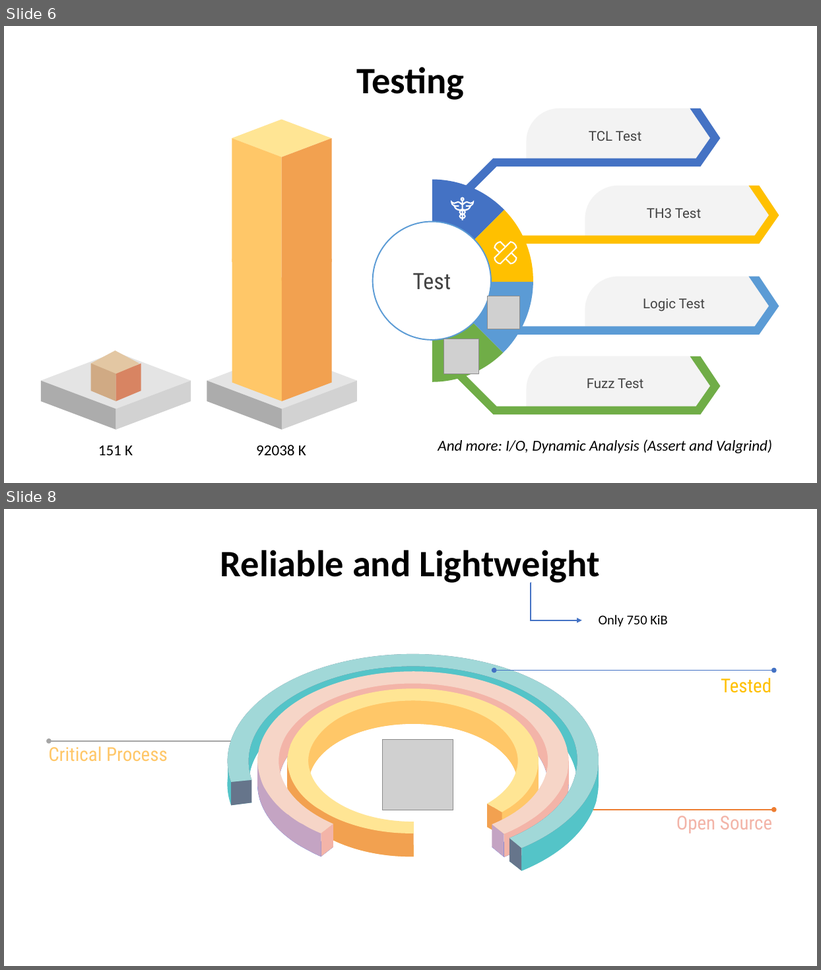
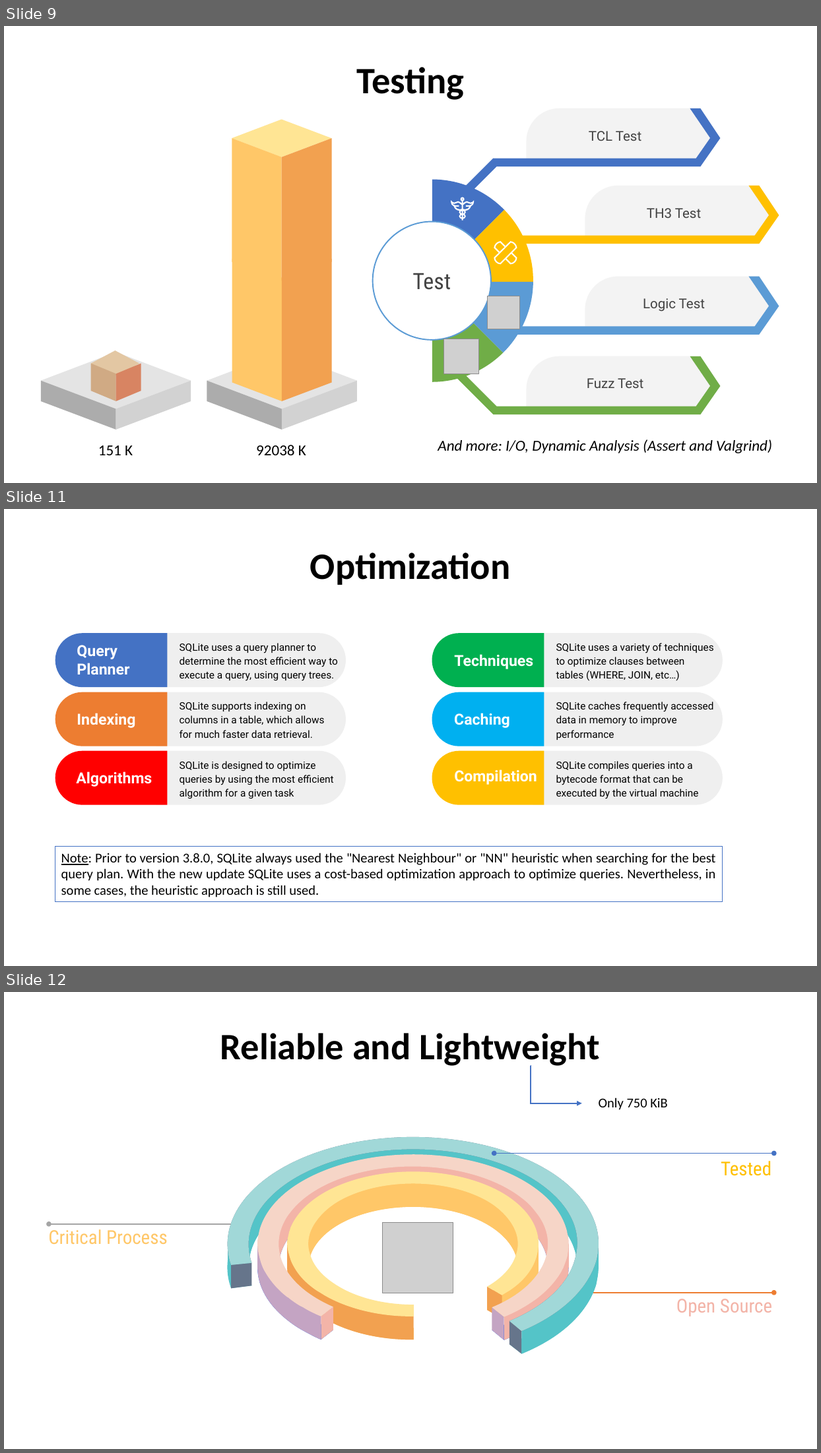
Before and after one commit to AntonioPirani/SQLiteProject, a slide deck: Presentation.pptx. Shown one above the other, each under a label of ours: slides 6 and 8 before the commit, slides 9, 11 and 12 after it; the slides between them are not shown. The pictures are 821x970 and 821x1453 pixels, drawn with LibreOffice and Linux fonts; fonts in the diff are those of the drawing; grey boxes stand for pictures. Boxes give left, top, right and bottom in pixels: in the first picture for what was removed or moved away, otherwise in the second. Text is boxed around its words. In the diff, an @@ line names an element or a change of style, - is before the commit and + after.

Commit message:
added acid, recovery and optimization part

```diff
--- a/Presentation.pptx
+++ b/Presentation.pptx
@@ slide 11 added at (4, 509, 817, 966), background #FFFFFF @@
@@ text added at (310, 553, 511, 585), 44 pt, text #000000, bold @@
+Optimization
@@ round same rect added at (55, 633, 168, 687), fill #4472C4 @@
@@ text added at (77, 645, 129, 675), 18 pt, text #FFFFFF, bold @@
+Query Planner
@@ round same rect added at (156, 634, 346, 688), fill #EFEFEF @@
@@ text added at (180, 643, 338, 681), 12 pt, text #000000 @@
+SQLite uses a query planner to determine the most efficient way to execute a query, using query trees.
@@ round same rect added at (432, 633, 544, 687), fill #00B050 @@
@@ round same rect added at (533, 634, 723, 688), fill #EFEFEF @@
@@ text added at (556, 643, 714, 681), 12 pt, text #000000 @@
+SQLite uses a variety of techniques to optimize clauses between tables (WHERE, JOIN, etc…)
@@ text added at (454, 654, 533, 669), 18 pt, text #FFFFFF, bold @@
+Techniques
@@ round same rect added at (55, 692, 168, 747), fill #ED7D31 @@
@@ round same rect added at (156, 692, 346, 747), fill #EFEFEF @@
@@ text added at (180, 702, 324, 738), 12 pt, text #000000 @@
+SQLite supports indexing on columns in a table, which allows for much faster data retrieval.
@@ round same rect added at (432, 692, 544, 747), fill #00B0F0 @@
@@ round same rect added at (533, 692, 723, 747), fill #EFEFEF @@
@@ text added at (556, 702, 714, 740), 12 pt, text #000000 @@
+SQLite caches frequently accessed data in memory to improve performance
@@ text added at (77, 713, 135, 728), 18 pt, text #FFFFFF, bold @@
+Indexing
@@ text added at (454, 713, 510, 728), 18 pt, text #FFFFFF, bold @@
+Caching
@@ round same rect added at (55, 751, 168, 805), fill #FF0000 @@
@@ round same rect added at (156, 751, 346, 805), fill #EFEFEF @@
@@ text added at (180, 761, 334, 799), 12 pt, text #000000 @@
+SQLite is designed to optimize queries by using the most efficient algorithm for a given task
@@ round same rect added at (432, 751, 544, 805), fill #FFC000 @@
@@ round same rect added at (533, 751, 723, 805), fill #EFEFEF @@
@@ text added at (556, 761, 699, 799), 12 pt, text #000000 @@
+SQLite compiles queries into a bytecode format that can be executed by the virtual machine
@@ text added at (76, 772, 152, 787), 18 pt, text #FFFFFF, bold @@
+Algorithms
@@ text added at (454, 770, 537, 785), 18 pt, text #FFFFFF, bold @@
+Compilation
@@ rectangle added at (55, 846, 723, 902), fill #FFFFFF, outline #4472C4 1 pt, 16 pt, text #000000 @@
+Note: Prior to version 3.8.0, SQLite always used the "Nearest Neighbour" or "NN" heuristic when searching for the best query plan. With the new update SQLite uses a cost-based optimization approach to optimize queries. Nevertheless, in some cases, the heuristic approach is still used.
@@ what was slide 6 is now slide 9 @@
@@ what was slide 8 is now slide 12 @@
```
Also in this commit, not shown: 5 other slides added.
